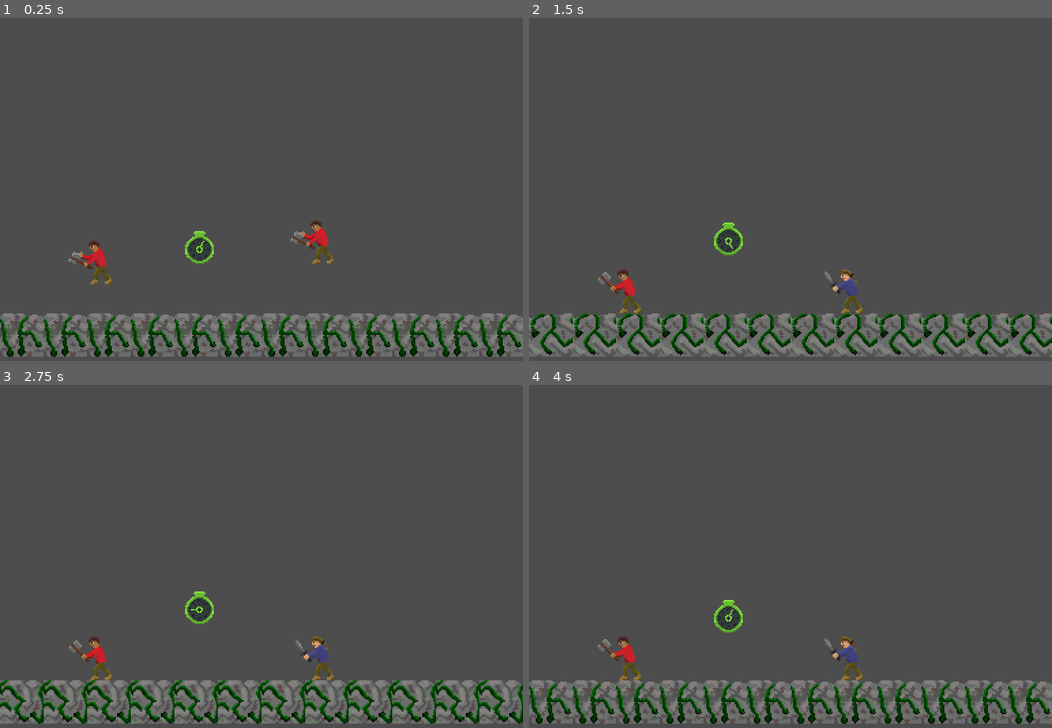
Above: before the commit, frames 1-4 (two rows, left to right).
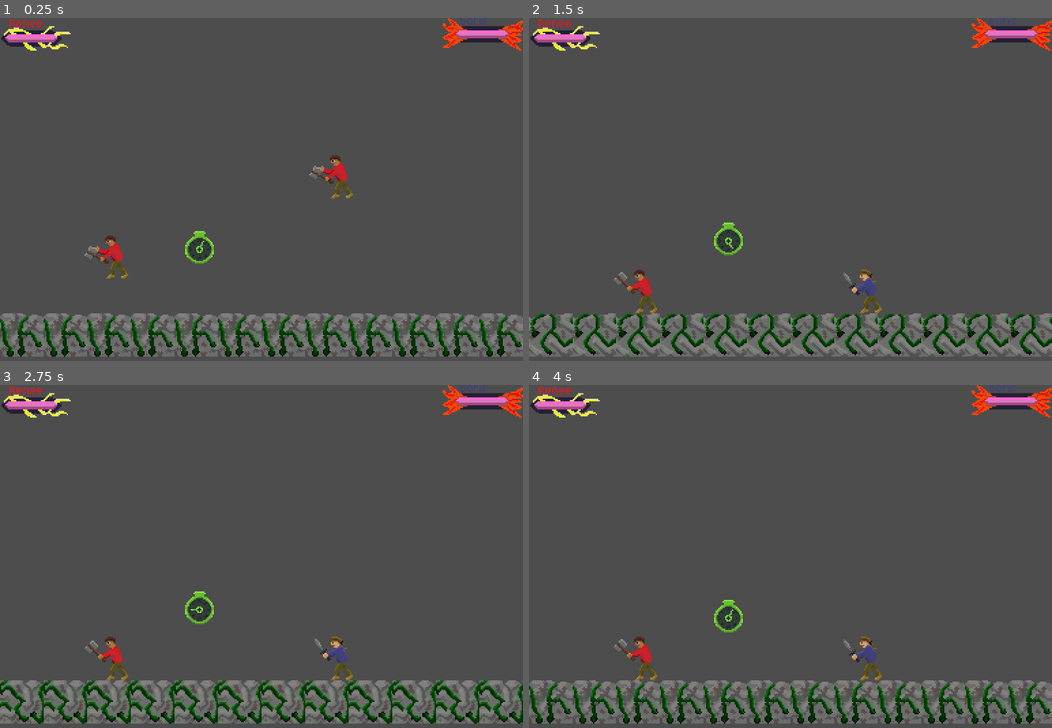
Above: after the commit, the same moments.

Repository: Justiniscoding/HavenHamilton
Game: Godot game, scene res://Scenes/game.tscn
Two runs of this game, one before a commit and one after it. Both use one fixed random seed, a clock stepped at 60 frames per second and the inputs below. Sound files missing from this copy of the repository are replaced by a short silence.
Inputs:
- Up to frame 1 (0.25 s): no input
- Up to frame 2 (1.5 s): tap Enter (Set1) at 0.5, 0.6 s; tap S (down2) at 1.35 s
- Up to frame 3 (2.75 s): hold Down (down1) from 2.03 s (still down); tap Enter (Set1) at 2.1 s
- Up to frame 4 (4 s): release Down (down1) at 2.78 s; tap S (down2) at 2.85 s; tap Enter (Set1) at 3.6 s

The runs differ from the first frame. In frame 1, 2.9% of the frame differs, in the area x 0-100%, y 0-78%; in frame 2, 2.7%; in frame 3, 2.7%; in frame 4, 2.7%.
Error after the commit: Cannot call method 'connect' on a null value. (res://Scripts/game.gd:7)

Commit message:
add progress bars and health system

Diff:
--- a/Scenes/game.tscn
+++ b/Scenes/game.tscn
@@ -2,10 +2,13 @@
 
 [ext_resource type="PackedScene" uid="uid://6b46cgob32hp" path="res://Scenes/player.tscn" id="1_ebmjs"]
 [ext_resource type="AudioStream" uid="uid://b25o731vuv7wv" path="res://Sound Effects/lumora_studios-pixel-jump-319167.mp3" id="1_wowpa"]
+[ext_resource type="Script" uid="uid://oho1sh82b3xk" path="res://Scripts/game.gd" id="1_v158k"]
 [ext_resource type="PackedScene" uid="uid://b88qmaxe3ua7i" path="res://Scenes/TimeToken.tscn" id="3_wrm1d"]
 [ext_resource type="Texture2D" uid="uid://da2opakfavn2u" path="res://Art/Top Layer Ground.png" id="4_3dryh"]
 [ext_resource type="AudioStream" uid="uid://dl3sxhtnvy34y" path="res://Music/MainThemeLoop.wav" id="5_1l0tm"]
-[ext_resource type="Texture2D" uid="uid://bpqvv35b5gua2" path="res://Art/Health Bars.png" id="5_wowpa"]
+[ext_resource type="Texture2D" uid="uid://cdxm5eqob853o" path="res://Art/Health Bars Boris.png" id="5_i6g32"]
+[ext_resource type="Texture2D" uid="uid://bfy8mq3vnaabh" path="res://Art/Health Bars Renee.png" id="5_v158k"]
+[ext_resource type="Texture2D" uid="uid://udnjqch7qpb0" path="res://Art/Health Bar.png" id="6_1l0tm"]
 
 [sub_resource type="TileSetAtlasSource" id="TileSetAtlasSource_wrm1d"]
 texture = ExtResource("4_3dryh")
@@ -37,20 +40,42 @@
 
 [node name="Game" type="Node2D" unique_id=722572871]
 texture_filter = 1
+script = ExtResource("1_v158k")
 
 [node name="AudioStreamPlayer2D" type="AudioStreamPlayer2D" parent="." unique_id=1348945278]
 position = Vector2(261, 593)
 stream = ExtResource("1_wowpa")
 
 [node name="Player" parent="." unique_id=297062209 instance=ExtResource("1_ebmjs")]
-position = Vector2(261, 593)
+position = Vector2(275, 545)
 
 [node name="Player2" parent="." unique_id=1520999625 instance=ExtResource("1_ebmjs")]
-position = Vector2(98, 608)
+position = Vector2(110, 604)
 playerNumber = 2
 
 [node name="Camera2D" type="Camera2D" parent="." unique_id=1575957073]
 position = Vector2(224, 583)
+
+[node name="Renee" type="TextureProgressBar" parent="Camera2D" unique_id=1410879824]
+offset_left = -201.0
+offset_top = -129.0
+offset_right = -73.0
+offset_bottom = -65.0
+value = 100.0
+texture_under = ExtResource("5_v158k")
+texture_progress = ExtResource("6_1l0tm")
+texture_progress_offset = Vector2(13, 13)
+metadata/_edit_use_anchors_ = true
+
+[node name="Boris" type="TextureProgressBar" parent="Camera2D" unique_id=33905053]
+offset_left = 130.0
+offset_top = -132.0
+offset_right = 258.0
+offset_bottom = -68.0
+value = 100.0
+texture_under = ExtResource("5_i6g32")
+texture_progress = ExtResource("6_1l0tm")
+texture_progress_offset = Vector2(13, 13)
 
 [node name="TimeToken" parent="." unique_id=15822373 instance=ExtResource("3_wrm1d")]
 position = Vector2(179, 627)
@@ -62,10 +87,3 @@
 [node name="MainThemeLoopPlayer" type="AudioStreamPlayer2D" parent="." unique_id=441424644]
 stream = ExtResource("5_1l0tm")
 autoplay = true
-
-[node name="TextureProgressBar" type="TextureProgressBar" parent="." unique_id=33905053]
-offset_left = 4.0
-offset_top = -3.0
-offset_right = 132.0
-offset_bottom = 37.0
-texture_under = ExtResource("5_wowpa")
--- /dev/null
+++ b/Scripts/game.gd
@@ -0,0 +1,20 @@
+extends Node2D
+
+func _ready() -> void:
+	$Camera2D/Renee.value = 100
+	$Camera2D/Boris.value = 100
+
+	Global.connect("hpChange", hpChange)
+
+func hpChange(playerNum, _amount):
+	var tween: Tween = get_tree().create_tween()
+	print(Global.p1hp)
+	print(Global.p2hp)
+	print("the palyer number is")
+	if playerNum == 2:
+		tween.tween_property($Camera2D/Renee, "value", Global.p2hp, 1.5)
+	else:
+		tween.tween_property($Camera2D/Boris, "value", Global.p1hp, 1.5)
+	tween.play()
+	# $Camera2D/Renee.value = Global.p1hp
+	# $Camera2D/Boris.value = Global.p2hp
--- a/Scripts/global.gd
+++ b/Scripts/global.gd
@@ -1,4 +1,13 @@
 extends Node
+
+signal hpChange(player, amount)
 
 var p1hp = 100
 var p2hp = 100
+
+func remove_hp(playerNum: int, amount: int) -> void:
+	if playerNum == 1:
+		p1hp -= amount
+	else:
+		p2hp -= amount
+	emit_signal("hpChange", playerNum, amount)
--- a/Scripts/lightning.gd
+++ b/Scripts/lightning.gd
@@ -10,6 +10,7 @@
 		for body in get_overlapping_bodies():
 			if body.name == "Player" and not didStunm:
 				didStunm = true
+				Global.remove_hp(1, 10)
 				body.stun.reset(60)
 
 	if not $AnimatedSprite2D.is_playing():
Binary file added: Art/Health Bar.png
Not shown, added: Art/Health Bar.png.import
Binary file added: Art/Health Bars Boris.png
Not shown, added: Art/Health Bars Boris.png.import
Binary file added: Art/Health Bars Renee.png
Not shown, added: Art/Health Bars Renee.png.import
Binary file changed: Art/Health Bars.png
